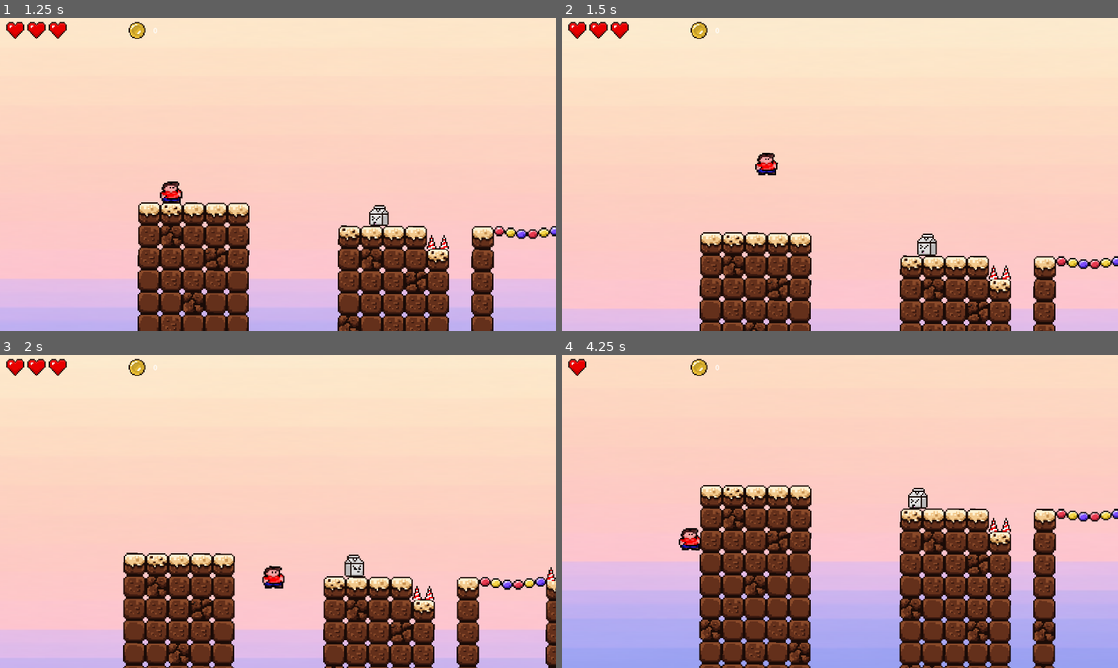
Above: before the commit, frames 1-4 (two rows, left to right).
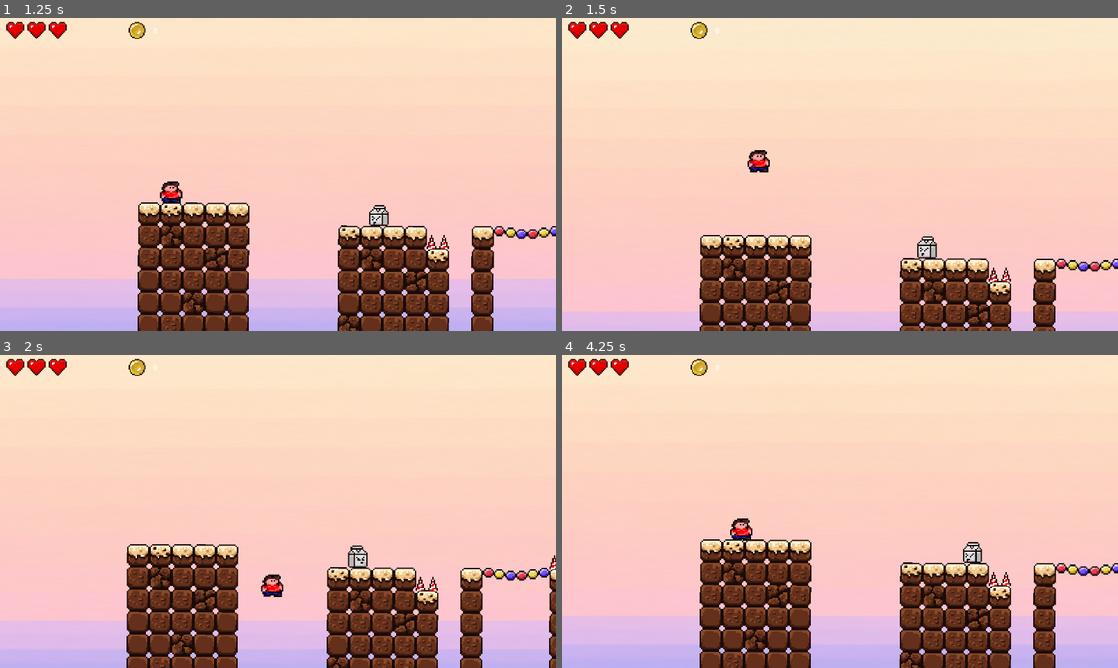
Above: after the commit, the same moments.

Repository: Barnir13/SugarRush
Game: Godot game, scene res://Assets/Scenes/main_menu.tscn
Two runs of this game, one before a commit and one after it. Both use one fixed random seed, a clock stepped at 60 frames per second and the inputs below. Sound files missing from this copy of the repository are replaced by a short silence.
Inputs:
- Up to frame 1 (1.25 s): click "Start game" at 0.5 s
- Up to frame 2 (1.5 s): hold D (move_right) from 1.28 s (still down); hold Space (jump) from 1.28 s (still down)
- Up to frame 3 (2 s): keep holding D (move_right); keep holding Space (jump)
- Up to frame 4 (4.25 s): release Space (jump) at 2.03 s; tap E (open_use) at 2.1, 3.6 s; tap Space (jump) at 2.27, 2.3, 2.57, 3.77, 3.8, 4.07 s; release D (move_right) at 2.78 s; hold A (move_left) 2.78-3.53 s; hold Space (jump) 2.78-3.53 s; hold D (move_right) from 3.53 s (still down)

Frame 1 is identical in both runs. In frame 2, 7.8% of the frame differs, in the area x 24-100%, y 42-100%; in frame 3, 15%; in frame 4, 38%, in the area x 0-100%, y 1-100%.

Commit message:
new player movement

Diff:
--- a/Assets/Scenes/Areas/map_1.tscn
+++ b/Assets/Scenes/Areas/map_1.tscn
@@ -22,70 +22,70 @@
 [ext_resource type="PackedScene" uid="uid://cd4tn4uajw5bd" path="res://Assets/Scenes/coin.tscn" id="19_ciglb"]
 [ext_resource type="PackedScene" uid="uid://dh4xh0gqt5043" path="res://Assets/Scenes/health_bar.tscn" id="20_ars06"]
 
+[sub_resource type="Curve2D" id="Curve2D_tuvin"]
+resource_local_to_scene = true
+_data = {
+"points": PackedVector2Array(0, 0, 0, 0, 365.92822, 240.61574, 0, 0, 0, 0, 296.96338, 260.2569)
+}
+point_count = 2
+
 [sub_resource type="Curve2D" id="Curve2D_h1t0x"]
 resource_local_to_scene = true
 _data = {
-"points": PackedVector2Array(0, 0, 0, 0, 365.92822, 240.61574, 0, 0, 0, 0, 296.96338, 260.2569)
+"points": PackedVector2Array(0, 0, 0, 0, 359.5008, 241.71457, 0, 0, 0, 0, 422.5896, 254.99301)
 }
 point_count = 2
 
 [sub_resource type="Curve2D" id="Curve2D_pip7x"]
 resource_local_to_scene = true
 _data = {
-"points": PackedVector2Array(0, 0, 0, 0, 359.5008, 241.71457, 0, 0, 0, 0, 422.5896, 254.99301)
+"points": PackedVector2Array(0, 0, 0, 0, 359.5008, 241.71457, 0, 0, 0, 0, 358.81067, 304.96582)
 }
 point_count = 2
 
 [sub_resource type="Curve2D" id="Curve2D_l01qq"]
 resource_local_to_scene = true
 _data = {
-"points": PackedVector2Array(0, 0, 0, 0, 359.5008, 241.71457, 0, 0, 0, 0, 358.81067, 304.96582)
+"points": PackedVector2Array(0, 0, 0, 0, 326.0974, 238.42465, 0, 0, 0, 0, 276.66028, 238.16489)
 }
 point_count = 2
 
 [sub_resource type="Curve2D" id="Curve2D_g0jn2"]
 resource_local_to_scene = true
 _data = {
-"points": PackedVector2Array(0, 0, 0, 0, 326.0974, 238.42465, 0, 0, 0, 0, 276.66028, 238.16489)
+"points": PackedVector2Array(0, 0, 0, 0, 332.1692, 255, 0, 0, 0, 0, 451.3811, 254.738)
 }
 point_count = 2
 
 [sub_resource type="Curve2D" id="Curve2D_mekoq"]
 resource_local_to_scene = true
 _data = {
-"points": PackedVector2Array(0, 0, 0, 0, 332.1692, 255, 0, 0, 0, 0, 451.3811, 254.738)
+"points": PackedVector2Array(0, 0, 0, 0, 193.72485, 256.2353, 0, 0, 0, 0, 241.55566, 95.95674)
 }
 point_count = 2
 
 [sub_resource type="Curve2D" id="Curve2D_hw26w"]
 resource_local_to_scene = true
 _data = {
-"points": PackedVector2Array(0, 0, 0, 0, 193.72485, 256.2353, 0, 0, 0, 0, 241.55566, 95.95674)
+"points": PackedVector2Array(0, 0, 0, 0, 195.91504, 257, 0, 0, 0, 0, 117.808105, 293)
 }
 point_count = 2
 
 [sub_resource type="Curve2D" id="Curve2D_6qpbm"]
 resource_local_to_scene = true
 _data = {
-"points": PackedVector2Array(0, 0, 0, 0, 195.91504, 257, 0, 0, 0, 0, 117.808105, 293)
+"points": PackedVector2Array(0, 0, 0, 0, 292.042, 289.55807, 0, 0, 0, 0, 421.10815, 277.13147)
 }
 point_count = 2
 
 [sub_resource type="Curve2D" id="Curve2D_4ker5"]
 resource_local_to_scene = true
 _data = {
-"points": PackedVector2Array(0, 0, 0, 0, 292.042, 289.55807, 0, 0, 0, 0, 421.10815, 277.13147)
+"points": PackedVector2Array(0, 0, 0, 0, 359.5008, 241.71457, 0, 0, 0, 0, 297.3039, 242.00127)
 }
 point_count = 2
 
 [sub_resource type="Curve2D" id="Curve2D_bij6d"]
-resource_local_to_scene = true
-_data = {
-"points": PackedVector2Array(0, 0, 0, 0, 359.5008, 241.71457, 0, 0, 0, 0, 297.3039, 242.00127)
-}
-point_count = 2
-
-[sub_resource type="Curve2D" id="Curve2D_omiyi"]
 resource_local_to_scene = true
 _data = {
 "points": PackedVector2Array(0, 0, 0, 0, 189.02927, 2.074936, 0, 0, 0, 0, 236.87112, -27.833542)
@@ -226,6 +226,7 @@
 [node name="Player" parent="." unique_id=1585269501 instance=ExtResource("2_vle8b")]
 position = Vector2(72.15065, -90.68082)
 rotation = 0.0052359877
+air_acceleration = 1000.0
 
 [node name="platforms tiles" type="Node2D" parent="." unique_id=266946124]
 
@@ -310,10 +311,10 @@
 position = Vector2(263.97458, -55.482704)
 
 [node name="4" parent="Spikes" unique_id=1490786268 instance=ExtResource("4_o037k")]
-position = Vector2(728.3362, -35.277916)
+position = Vector2(728.3362, -37.277916)
 
 [node name="6" parent="Spikes" unique_id=1135048469 instance=ExtResource("4_o037k")]
-position = Vector2(744.23914, -35.19997)
+position = Vector2(744.23914, -37.199966)
 
 [node name="10" parent="Spikes" unique_id=239439711 instance=ExtResource("4_o037k")]
 position = Vector2(2712.0022, 6.8591747)
@@ -324,7 +325,7 @@
 scale = Vector2(1.0398179, 1.8273499)
 
 [node name="5" parent="Spikes" unique_id=2078374731 instance=ExtResource("4_o037k")]
-position = Vector2(488.18283, -36.79926)
+position = Vector2(488.18286, -38.799255)
 
 [node name="9" parent="Spikes" unique_id=296081554 instance=ExtResource("4_o037k")]
 position = Vector2(888.73376, -146.78058)
@@ -357,7 +358,7 @@
 position = Vector2(2616.1394, -25.616932)
 
 [node name="2" parent="Spikes" unique_id=38714620 instance=ExtResource("4_o037k")]
-position = Vector2(760.1368, -35.258854)
+position = Vector2(760.13684, -37.25885)
 
 [node name="22" parent="Spikes" unique_id=39595628 instance=ExtResource("4_o037k")]
 position = Vector2(3240.5566, -110.43413)
@@ -365,7 +366,7 @@
 scale = Vector2(1, 1.2551156)
 
 [node name="3" parent="Spikes" unique_id=1765274166 instance=ExtResource("4_o037k")]
-position = Vector2(360.32068, -69)
+position = Vector2(360.32068, -71)
 
 [node name="21" parent="Spikes" unique_id=1930334164 instance=ExtResource("4_o037k")]
 position = Vector2(3880.206, -93.57797)
@@ -472,7 +473,7 @@
 position = Vector2(2457.693, -365.70648)
 
 [node name="coin6" parent="Collectables" unique_id=427987242 instance=ExtResource("19_ciglb")]
-position = Vector2(2728.0188, -41.79926)
+position = Vector2(2729, -77)
 
 [node name="coin7" parent="Collectables" unique_id=1929010566 instance=ExtResource("19_ciglb")]
 position = Vector2(2090.4443, -194.33635)
--- a/Assets/Scenes/milk.tscn
+++ b/Assets/Scenes/milk.tscn
@@ -119,7 +119,7 @@
 }]
 
 [sub_resource type="RectangleShape2D" id="RectangleShape2D_cdrrw"]
-size = Vector2(11.060545, 1.260787)
+size = Vector2(13.292563, 1.260787)
 
 [sub_resource type="RectangleShape2D" id="RectangleShape2D_fwy7a"]
 size = Vector2(14.292625, 12.7690525)
@@ -136,8 +136,6 @@
 sprite_frames = SubResource("SpriteFrames_r32sf")
 animation = &"death"
 autoplay = "walk"
-frame = 9
-frame_progress = 1.0
 
 [node name="Timer" type="Timer" parent="." unique_id=1596698941]
 wait_time = 1.124
@@ -147,7 +145,7 @@
 collision_layer = 4
 
 [node name="CollisionShape2D" type="CollisionShape2D" parent="HeadHitbox" unique_id=1859367532]
-position = Vector2(0.02016735, -6.2706056)
+position = Vector2(-0.39275217, -6.2706056)
 shape = SubResource("RectangleShape2D_cdrrw")
 
 [node name="SideHitbox" type="Area2D" parent="." unique_id=1757129901]
--- a/Assets/Scenes/player.tscn
+++ b/Assets/Scenes/player.tscn
@@ -16,8 +16,14 @@
 [node name="Player" type="CharacterBody2D" unique_id=1585269501]
 collision_mask = 770
 script = ExtResource("1_7dd06")
-speed = 4
-jump_velocity = -400.0
+move_speed = 125.0
+acceleration = 1000.0
+deceleration = 1500.0
+air_acceleration = 800.0
+air_deceleration = 5600.0
+jump_velocity = -320.0
+jump_cut_multiplier = 0.4
+max_fall_speed = 350.0
 
 [node name="Node2D" type="Node2D" parent="." unique_id=412838250]
 
--- a/Assets/Scenes/waffle.tscn
+++ b/Assets/Scenes/waffle.tscn
@@ -119,10 +119,10 @@
 }]
 
 [sub_resource type="RectangleShape2D" id="RectangleShape2D_kvemq"]
-size = Vector2(13.034449, 2.6199417)
+size = Vector2(16.635555, 2.6199417)
 
 [sub_resource type="RectangleShape2D" id="RectangleShape2D_vo1qd"]
-size = Vector2(20.432375, 14.549931)
+size = Vector2(20.432375, 14.290564)
 
 [node name="Waffle" type="CharacterBody2D" unique_id=1674559987]
 collision_layer = 2
@@ -146,14 +146,14 @@
 collision_layer = 4
 
 [node name="CollisionShape2D" type="CollisionShape2D" parent="HeadHitbox" unique_id=849092745]
-position = Vector2(0.06860638, -7.362191)
+position = Vector2(-0.2993183, -7.362191)
 shape = SubResource("RectangleShape2D_kvemq")
 
 [node name="SideHitbox" type="Area2D" parent="." unique_id=577376167]
 collision_layer = 2
 
 [node name="CollisionShape2D" type="CollisionShape2D" parent="SideHitbox" unique_id=653897872]
-position = Vector2(-0.10752964, 1.507102)
+position = Vector2(-0.10752964, 1.6367857)
 shape = SubResource("RectangleShape2D_vo1qd")
 
 [connection signal="timeout" from="PatrolTimer" to="." method="_on_timer_timeout"]
--- a/Scripts/player_control.gd
+++ b/Scripts/player_control.gd
@@ -1,28 +1,36 @@
 extends CharacterBody2D
-
 class_name Player
 
-@export var speed = 10
-@export var jump_power = 10
-
-var speed_multiplier = 30.0
-var jump_multiplier = -30.0
-var direction = 0
-
-# --- Jump system ---
+@export var move_speed := 320.0
+@export var acceleration := 1800.0
+@export var deceleration := 2200.0
+@export var air_acceleration := 1200.0
+@export var air_deceleration := 1000.0
+
+@export var jump_velocity := -320.0
+@export var jump_cut_multiplier := 0.45
+
+@export var gravity_multiplier := 1.0
+@export var fall_gravity_multiplier := 1.8
+@export var max_fall_speed := 900.0
+
+@export var coyote_time := 0.12
+@export var jump_buffer_time := 0.12
+
+var direction := 0.0
+var coyote_timer := 0.0
+var jump_buffer_timer := 0.0
+
 var max_jumps := 1
 var jumps_left := 1
 var _powerup_id := 0
 
-# --- Invincibility ---
 var invincible := false
 var _inv_id := 0
 
-# --- Speed boost ---
 var speed_boost := 1.0
 var _speed_id := 0
 
-# --- POWERUP TIMERS (SEPARATE) ---
 var inv_time_left := 0.0
 var inv_max_time := 0.0
 
@@ -34,9 +42,9 @@
 
 @onready var spr: Sprite2D = get_node_or_null("Node2D/Sprite2D")
 @onready var cam: Camera2D = get_node_or_null("Camera2D")
+
 @onready var sfx_powerup: AudioStreamPlayer2D = $sfx_powerup
 @onready var sfx_jump: AudioStreamPlayer2D = $sfx_jump
-
 
 func _ready() -> void:
 	add_to_group("Player")
@@ -50,9 +58,7 @@
 	if cam:
 		cam.reset_smoothing()
 
-
 func reset_powerups():
-
 	max_jumps = 1
 	jumps_left = 1
 
@@ -68,19 +74,14 @@
 	if spr:
 		spr.modulate.a = 1.0
 
-
-# -------------------------
-# DOUBLE JUMP
-# -------------------------
 func enable_double_jump(duration: float) -> void:
-
 	sfx_powerup.play()
 
 	_powerup_id += 1
 	var my_id := _powerup_id
 
 	max_jumps = 2
-	jumps_left = min(jumps_left, max_jumps)
+	jumps_left = min(jumps_left + 1, max_jumps)
 
 	jump_time_left = duration
 	jump_max_time = duration
@@ -95,12 +96,7 @@
 
 	jump_time_left = 0.0
 
-
-# -------------------------
-# INVINCIBILITY (DONUT)
-# -------------------------
 func enable_invincibility(duration: float) -> void:
-
 	sfx_powerup.play()
 
 	_inv_id += 1
@@ -128,12 +124,7 @@
 	if spr:
 		spr.modulate.a = 1.0
 
-
-# -------------------------
-# SPEED BOOST
-# -------------------------
 func enable_speed_boost(duration: float, multiplier: float = 1.5) -> void:
-
 	sfx_powerup.play()
 
 	_speed_id += 1
@@ -152,65 +143,109 @@
 	speed_boost = 1.0
 	speed_time_left = 0.0
 
-
-# -------------------------
-# INPUT
-# -------------------------
 func _input(event):
-
-	if event.is_action_pressed("jump") and jumps_left > 0:
-		sfx_jump.play()
-		velocity.y = jump_power * jump_multiplier
-		jumps_left -= 1
+	if event.is_action_pressed("jump"):
+		jump_buffer_timer = jump_buffer_time
+
+	if event.is_action_released("jump"):
+		if velocity.y < 0:
+			velocity.y *= jump_cut_multiplier
 
 	if event.is_action_pressed("move_down"):
 		set_collision_mask_value(10, false)
-	else:
+
+	if event.is_action_released("move_down"):
 		set_collision_mask_value(10, true)
 
-
-# -------------------------
-# PHYSICS
-# -------------------------
 func _physics_process(delta: float) -> void:
-
-	# --- timers ---
-	if inv_time_left > 0:
-		inv_time_left -= delta
-		if inv_time_left < 0:
-			inv_time_left = 0
-
-	if speed_time_left > 0:
-		speed_time_left -= delta
-		if speed_time_left < 0:
-			speed_time_left = 0
-
-	if jump_time_left > 0:
-		jump_time_left -= delta
-		if jump_time_left < 0:
-			jump_time_left = 0
-
-	# gravity
-	if not is_on_floor():
-		velocity += get_gravity() * delta
-
-	# respawn
+	update_timers(delta)
+
 	if global_position.y > 2000:
 		set_physics_process(false)
 		GameManager.respawn_player()
 
+	if not is_on_floor():
+		var gravity = get_gravity().y * gravity_multiplier
+
+		if velocity.y > 0:
+			gravity *= fall_gravity_multiplier
+
+		velocity.y += gravity * delta
+		velocity.y = min(velocity.y, max_fall_speed)
+
+	if is_on_floor():
+		coyote_timer = coyote_time
+		jumps_left = max_jumps
+	else:
+		coyote_timer -= delta
+
+	if jump_buffer_timer > 0:
+		jump_buffer_timer -= delta
+
+	if jump_buffer_timer > 0:
+		if coyote_timer > 0:
+			do_jump()
+		elif jumps_left > 0:
+			do_jump()
+
 	direction = Input.get_axis("move_left", "move_right")
 
-	if direction:
-		velocity.x = direction * speed * speed_multiplier * speed_boost
+	var target_speed = direction * move_speed * speed_boost
+
+	if is_on_floor():
+		if direction != 0:
+			velocity.x = move_toward(
+				velocity.x,
+				target_speed,
+				acceleration * delta
+			)
+		else:
+			velocity.x = move_toward(
+				velocity.x,
+				0,
+				deceleration * delta
+			)
 	else:
-		velocity.x = move_toward(
-			velocity.x,
-			0,
-			speed * speed_multiplier
-		)
+		if direction != 0:
+			velocity.x = move_toward(
+				velocity.x,
+				target_speed,
+				air_acceleration * delta
+			)
+		else:
+			velocity.x = move_toward(
+				velocity.x,
+				0,
+				air_deceleration * delta
+			)
 
 	move_and_slide()
 
-	if is_on_floor():
-		jumps_left = max_jumps
+func do_jump():
+	sfx_jump.play()
+
+	velocity.y = jump_velocity
+
+	jump_buffer_timer = 0
+	coyote_timer = 0
+
+	jumps_left -= 1
+
+func update_timers(delta):
+	if inv_time_left > 0:
+		inv_time_left -= delta
+
+		if inv_time_left < 0:
+			inv_time_left = 0
+
+	if speed_time_left > 0:
+		speed_time_left -= delta
+
+		if speed_time_left < 0:
+			speed_time_left = 0
+
+	if jump_time_left > 0:
+		jump_time_left -= delta
+
+		if jump_time_left < 0:
+			jump_time_left = 0
Not shown: 1 places in Assets/Scenes/Areas/map_1.tscn that only renumber resources
